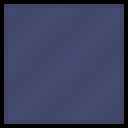
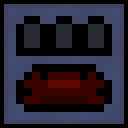
Layers edited between the first and the second 128x128 image:
added layer "Alloy Inactive Placeholder" above "Grinder Shadoe Bottom Placeholder" over [16, 16, 112, 112]
